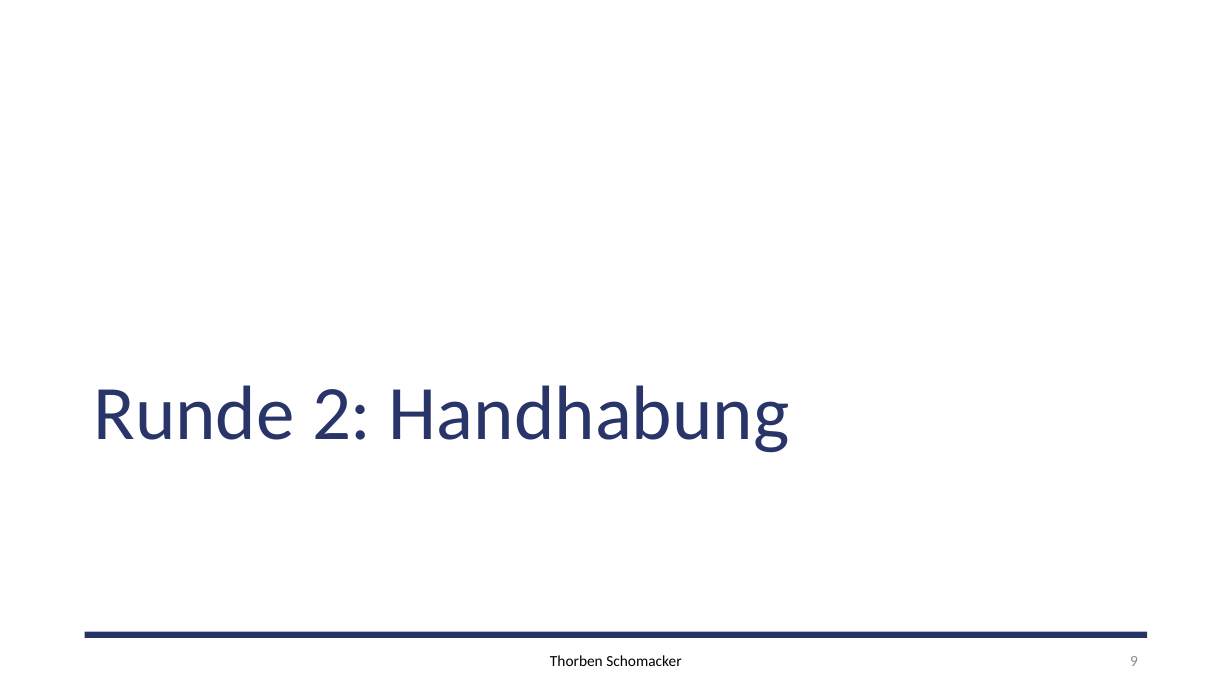
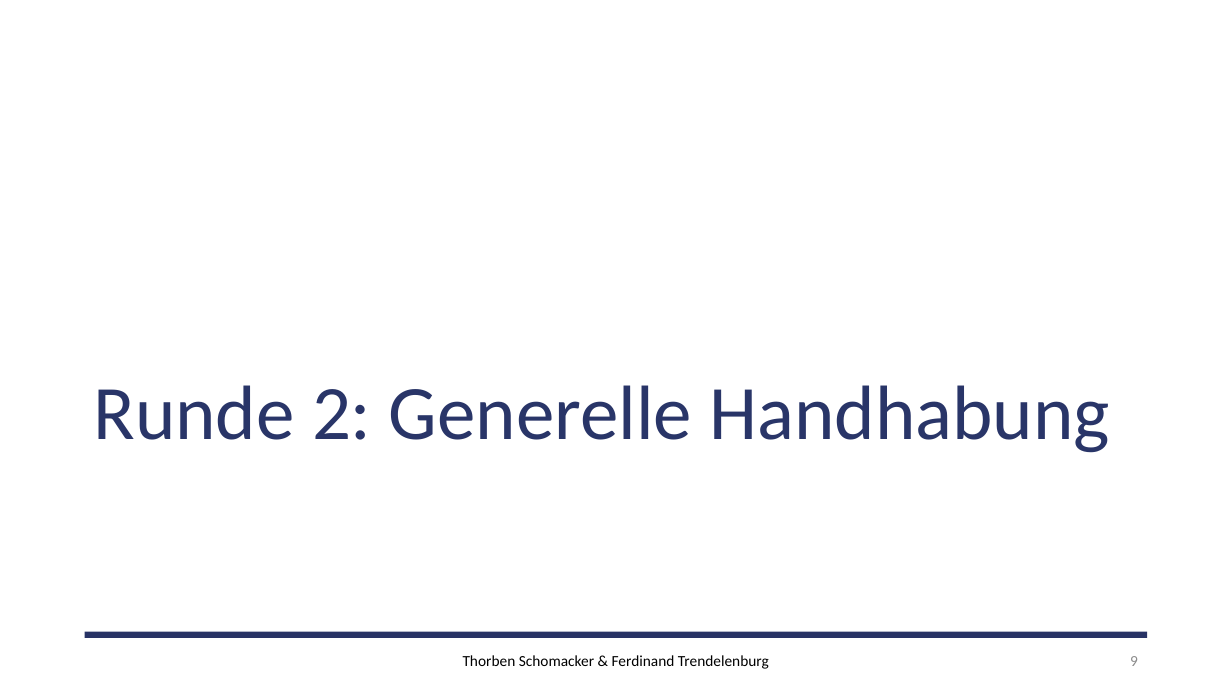
Before and after one commit to TeamOhneNamen/haw.bai.dw, a slide deck: slide 9 of 05/trendelenburg_schomacker.pptx. Drawn at 1232x693 pixels with LibreOffice and Linux fonts; fonts in the diff are those of the drawing; background and template pictures are left out. Boxes give left, top, right and bottom in pixels: in the first picture for what was removed or moved away, otherwise in the second. Text is boxed around its words. In the diff, an @@ line names an element or a change of style, - is before the commit and + after.

```diff
--- a/05/trendelenburg_schomacker.pptx
+++ b/05/trendelenburg_schomacker.pptx
@@ title at <box>93,385,1110,453</box>: text changed @@
-Runde 2: Handhabung
+Runde 2: Generelle Handhabung
@@ text at <box>463,655,769,669</box>: text changed @@
-Thorben Schomacker
+Thorben Schomacker & Ferdinand Trendelenburg
```
Also in this commit, not shown: 15 other slides changed, 10 slides added, 2 other files.
